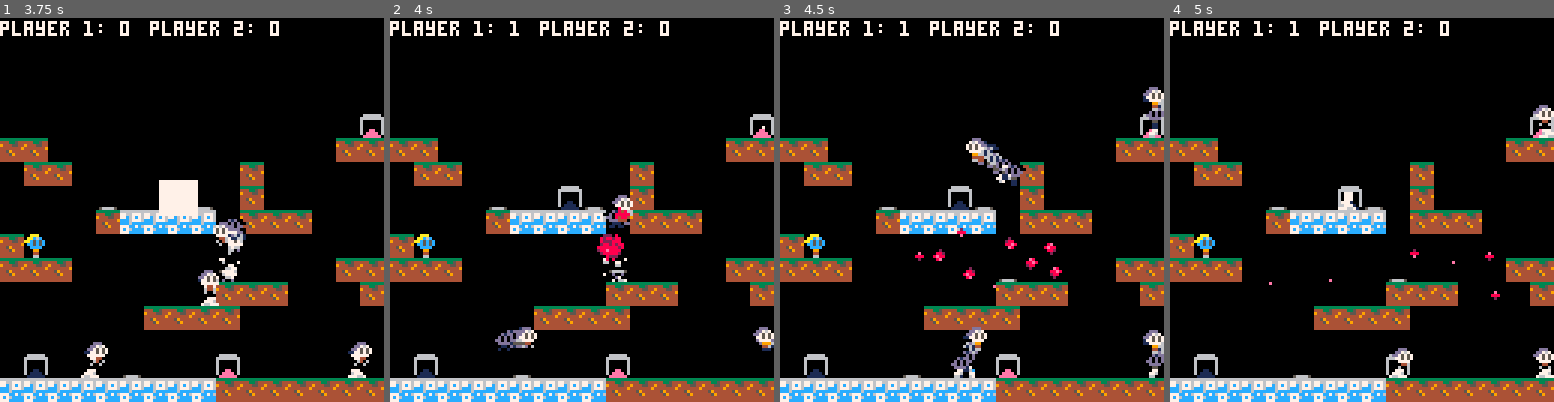
Above: before the commit, frames 1-4 (left to right).
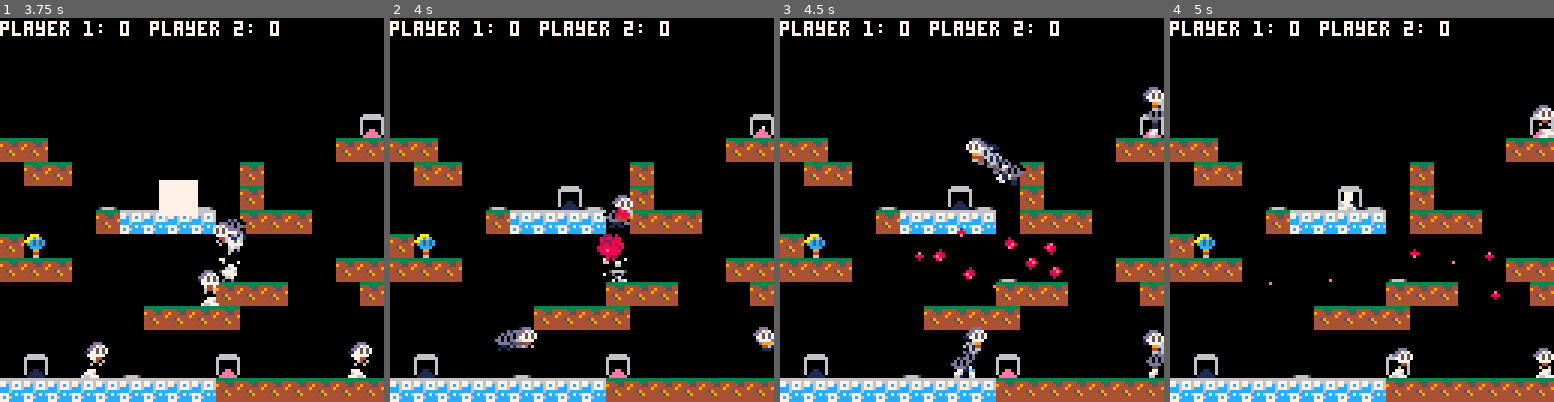
Above: after the commit, the same moments.

Repository: wesen/carts
Game: PICO-8 cartridge games/bump/bump.p8
Same seed, same stepped clock (60 frames per second), same inputs: the game is played once before the commit and once after it.
Inputs:
- Up to frame 1 (3.75 s): tap X (X key) at 0.33, 0.7, 1.43, 2.58, 3.1, 3.62 s; tap O (Z key) at 1.07, 1.8, 2.43, 3.07, 3.7 s; hold Right 2.33-3.33 s; hold Right from 3.38 s (still down)
- Up to frame 2 (4 s): keep holding Right
- Up to frame 3 (4.5 s): tap X (X key) at 4.13 s; release Right at 4.22 s; hold Up from 4.27 s (still down); tap O (Z key) at 4.33 s
- Up to frame 4 (5 s): tap X (X key) at 4.65 s; release Up at 4.67 s; hold Right from 4.72 s (still down); tap O (Z key) at 4.97 s

Frame 1 is identical in both runs. In frame 2, less than 0.1% of the frame differs, in the area x 31-34%, y 0-4%; in frame 3, less than 0.1%; in frame 4, less than 0.1%.

Commit message:
Remove typ_ code

Diff:
--- a/games/bump/actors.lua
+++ b/games/bump/actors.lua
@@ -1,6 +1,6 @@
 actor_cnt=0
 
-cls_actor=class(typ_actor,function(self,pos)
+cls_actor=class(function(self,pos)
  self.pos=pos
  self.id=actor_cnt
  actor_cnt+=1
--- a/games/bump/bump.lua
+++ b/games/bump/bump.lua
@@ -15,7 +15,6 @@
 
 --#include actors
 --#include button
---#include bubbles
 --#include room
 --#include smoke
 --#include particle
@@ -94,7 +93,7 @@
 -- miniature mode
 -- lasers
 -- gun
--- doppelgangers
+-- x doppelgangers
 -- rope
 -- decrease score when dying on spikes
 -- selfbomber (on a timer)
--- a/games/bump/bump.p8
+++ b/games/bump/bump.p8
@@ -1,18 +1,6 @@
 pico-8 cartridge // http://www.pico-8.com
 version 16
 __lua__
-typ_player=0
-typ_smoke=1
-typ_bubble=2
-typ_button=3
-typ_spring=4
-typ_spawn=5
-typ_spikes=6
-typ_room=7
-typ_moving_platform=8
-typ_particle=9
-typ_gore=10
-
 flg_solid=0
 flg_ice=1
 
@@ -64,15 +52,13 @@
 
 
 
-function class (typ,init)
+function class (init)
   local c = {}
   c.__index = c
   c._ctr=init
-  c.typ=typ
   function c.init (...)
     local self = setmetatable({},c)
     c._ctr(self,...)
-    c.typ=typ
     self.destroyed=false
     return self
   end
@@ -82,11 +68,10 @@
   return c
 end
 
-function subclass(typ,parent,init)
- local c=class(typ,init)
+function subclass(parent,init)
+ local c=class(init)
  return setmetatable(c,parent)
 end
-
 
 -- vectors
 local v2mt={}
@@ -391,7 +376,7 @@
 
 actor_cnt=0
 
-cls_actor=class(typ_actor,function(self,pos)
+cls_actor=class(function(self,pos)
  self.pos=pos
  self.id=actor_cnt
  actor_cnt+=1
@@ -502,7 +487,7 @@
  end
 end
 
-cls_button=class(typ_button,function(self,btn_nr,input_port)
+cls_button=class(function(self,btn_nr,input_port)
  self.btn_nr=btn_nr
  self.input_port=input_port
  self.is_down=false
@@ -536,29 +521,12 @@
 function cls_button:is_held()
  return self.hold_time>0 and self.hold_time<jump_max_hold_time
 end
-cls_bubble=subclass(typ_bubble,cls_actor,function(self,pos,dir)
- cls_actor._ctr(self,pos)
- self.spd=v2(-dir*rnd(0.2),-rnd(0.2))
- self.life=10
-end)
-
-function cls_bubble:draw()
- local size=4-self.life/3
- circ(self.pos.x,self.pos.y,size,1)
-end
-
-function cls_bubble:update()
- self.life*=0.9
- self:move(self.spd)
- if (self.life<0.1) then
-  del(actors,self)
- end
-end
+
 function v_idx(pos)
  return pos.x+pos.y*128
 end
 
-cls_room=class(typ_room,function(self,pos,dim)
+cls_room=class(function(self,pos,dim)
  self.pos=pos
  self.dim=dim
  self.spawn_locations={}
@@ -644,7 +612,7 @@
 spr_ice_smoke=57
 spr_slide_smoke=60
 
-cls_smoke=subclass(typ_smoke,cls_actor,function(self,pos,start_spr,dir)
+cls_smoke=subclass(cls_actor,function(self,pos,start_spr,dir)
  cls_actor._ctr(self,pos+v2(mrnd(1),0))
  self.flip=v2(maybe(),false)
  self.spr=start_spr
@@ -669,7 +637,8 @@
  spr(self.spr,self.pos.x,self.pos.y,1,1,self.flip.x,self.flip.y)
  if (self.is_gore) pal()
 end
-cls_particle=subclass(typ_particle,cls_actor,function(self,pos,lifetime,sprs)
+
+cls_particle=subclass(cls_actor,function(self,pos,lifetime,sprs)
  cls_actor._ctr(self,pos+v2(mrnd(1),0))
  self.flip=v2(false,false)
  self.t=0
@@ -707,7 +676,7 @@
  spr(spr_,self.pos.x,self.pos.y,1,1,self.flip.x,self.flip.y)
 end
 
-cls_gore=subclass(typ_gore,cls_particle,function(self,pos)
+cls_gore=subclass(cls_particle,function(self,pos)
  cls_particle._ctr(self,pos,0.5+rnd(2),{35,36,37,38,38})
  self.hitbox=hitbox(v2(2,2),v2(3,3))
  self:random_angle(1)
@@ -747,7 +716,7 @@
 
 player_cnt=0
 
-cls_player=subclass(typ_player,cls_actor,function(self,pos,input_port)
+cls_player=subclass(cls_actor,function(self,pos,input_port)
  cls_actor._ctr(self,pos)
  -- players are handled separately
  add(players,self)
@@ -935,12 +904,18 @@
    local can_attack=not self.on_ground and self.spd.y>0
    -- printh(tostr(self.nr).." attack on ground "..tostr(on_ground))
 
-   if (feet_box:collide(head_box) and can_attack) or self:bbox():collide(player:bbox()) then
+   if (feet_box:collide(head_box) and can_attack)
+    or self:bbox():collide(player:bbox()) then
     make_gore_explosion(player.pos)
     cls_smoke.init(self.pos,32,0)
     self.spd.y=-2.0
+    if player.input_port==self.input_port then
+     -- killed a doppelgaenger
+     -- scores[self.input_port+1]-=1
+    else
+     scores[self.input_port+1]+=1
+    end
     player:kill()
-    scores[self.input_port+1]+=1
    end
   end
  end
@@ -984,7 +959,7 @@
 spr_spring_sprung=66
 spr_spring_wound=67
 
-cls_spring=subclass(typ_spring,cls_actor,function(self,pos)
+cls_spring=subclass(cls_actor,function(self,pos)
  cls_actor._ctr(self,pos)
  self.hitbox=hitbox(v2(0,5),v2(8,3))
  self.sprung_time=0
@@ -1017,7 +992,7 @@
 
 spr_spawn_point=1
 
-cls_spawn=subclass(typ_spawn,cls_actor,function(self,pos,input_port)
+cls_spawn=subclass(cls_actor,function(self,pos,input_port)
  cls_actor._ctr(self,pos)
  self.is_solid=false
  self.target=self.pos
@@ -1044,7 +1019,7 @@
 
 spr_spikes=68
 
-cls_spikes=subclass(typ_spikes,cls_actor,function(self,pos)
+cls_spikes=subclass(cls_actor,function(self,pos)
  cls_actor._ctr(self,pos)
  self.hitbox=hitbox(v2(0,3),v2(8,5))
 end)
@@ -1064,14 +1039,15 @@
  spr(spr_spikes,self.pos.x,self.pos.y)
 end
 
-cls_moving_platform=subclass(typ_moving_platform,cls_actor,function(pos)
+cls_moving_platform=subclass(cls_actor,function(pos)
  cls_actor._ctr(self,pos)
 end)
+
 spr_tele_enter=112
 spr_tele_exit=113
 tele_exits={}
 
-cls_tele_enter=subclass(nil,cls_actor,function(self,pos)
+cls_tele_enter=subclass(cls_actor,function(self,pos)
  cls_actor._ctr(self,pos)
  self.is_solid=false
  self.hitbox=hitbox(v2(4,4),v2(1,1))
@@ -1110,7 +1086,7 @@
 end
 
 
-cls_tele_exit=subclass(nil,cls_actor,function(self,pos)
+cls_tele_exit=subclass(cls_actor,function(self,pos)
  cls_actor._ctr(self,pos)
  self.is_solid=false
  add(tele_exits, self)
@@ -1123,7 +1099,7 @@
 
 spr_power_up=39
 
-cls_pwrup=subclass(nil,cls_actor,function(self,pos)
+cls_pwrup=subclass(cls_actor,function(self,pos)
  cls_actor._ctr(self,pos)
  self.is_solid=false
 end)
@@ -1146,7 +1122,7 @@
  spr(self.tile,self.pos.x,self.pos.y)
 end
 
-cls_pwrup_doppelgaenger=subclass(nil,cls_pwrup,function(self,pos)
+cls_pwrup_doppelgaenger=subclass(cls_pwrup,function(self,pos)
  cls_pwrup._ctr(self,pos)
 end)
 
@@ -1227,7 +1203,7 @@
 -- miniature mode
 -- lasers
 -- gun
--- doppelgangers
+-- x doppelgangers
 -- rope
 -- decrease score when dying on spikes
 -- selfbomber (on a timer)
--- a/games/bump/button.lua
+++ b/games/bump/button.lua
@@ -1,4 +1,4 @@
-cls_button=class(typ_button,function(self,btn_nr,input_port)
+cls_button=class(function(self,btn_nr,input_port)
  self.btn_nr=btn_nr
  self.input_port=input_port
  self.is_down=false
--- a/games/bump/constants.lua
+++ b/games/bump/constants.lua
@@ -1,15 +1,3 @@
-typ_player=0
-typ_smoke=1
-typ_bubble=2
-typ_button=3
-typ_spring=4
-typ_spawn=5
-typ_spikes=6
-typ_room=7
-typ_moving_platform=8
-typ_particle=9
-typ_gore=10
-
 flg_solid=0
 flg_ice=1
 
--- a/games/bump/moving_platform.lua
+++ b/games/bump/moving_platform.lua
@@ -1,3 +1,3 @@
-cls_moving_platform=subclass(typ_moving_platform,cls_actor,function(pos)
+cls_moving_platform=subclass(cls_actor,function(pos)
  cls_actor._ctr(self,pos)
 end)
--- a/games/bump/oo.lua
+++ b/games/bump/oo.lua
@@ -1,12 +1,10 @@
-function class (typ,init)
+function class (init)
   local c = {}
   c.__index = c
   c._ctr=init
-  c.typ=typ
   function c.init (...)
     local self = setmetatable({},c)
     c._ctr(self,...)
-    c.typ=typ
     self.destroyed=false
     return self
   end
@@ -16,7 +14,7 @@
   return c
 end
 
-function subclass(typ,parent,init)
- local c=class(typ,init)
+function subclass(parent,init)
+ local c=class(init)
  return setmetatable(c,parent)
 end
--- a/games/bump/particle.lua
+++ b/games/bump/particle.lua
@@ -1,4 +1,4 @@
-cls_particle=subclass(typ_particle,cls_actor,function(self,pos,lifetime,sprs)
+cls_particle=subclass(cls_actor,function(self,pos,lifetime,sprs)
  cls_actor._ctr(self,pos+v2(mrnd(1),0))
  self.flip=v2(false,false)
  self.t=0
@@ -36,7 +36,7 @@
  spr(spr_,self.pos.x,self.pos.y,1,1,self.flip.x,self.flip.y)
 end
 
-cls_gore=subclass(typ_gore,cls_particle,function(self,pos)
+cls_gore=subclass(cls_particle,function(self,pos)
  cls_particle._ctr(self,pos,0.5+rnd(2),{35,36,37,38,38})
  self.hitbox=hitbox(v2(2,2),v2(3,3))
  self:random_angle(1)
--- a/games/bump/player.lua
+++ b/games/bump/player.lua
@@ -2,7 +2,7 @@
 
 player_cnt=0
 
-cls_player=subclass(typ_player,cls_actor,function(self,pos,input_port)
+cls_player=subclass(cls_actor,function(self,pos,input_port)
  cls_actor._ctr(self,pos)
  -- players are handled separately
  add(players,self)
@@ -190,12 +190,18 @@
    local can_attack=not self.on_ground and self.spd.y>0
    -- printh(tostr(self.nr).." attack on ground "..tostr(on_ground))
 
-   if (feet_box:collide(head_box) and can_attack) or self:bbox():collide(player:bbox()) then
+   if (feet_box:collide(head_box) and can_attack)
+    or self:bbox():collide(player:bbox()) then
     make_gore_explosion(player.pos)
     cls_smoke.init(self.pos,32,0)
     self.spd.y=-2.0
+    if player.input_port==self.input_port then
+     -- killed a doppelgaenger
+     -- scores[self.input_port+1]-=1
+    else
+     scores[self.input_port+1]+=1
+    end
     player:kill()
-    scores[self.input_port+1]+=1
    end
   end
  end
--- a/games/bump/power-ups.lua
+++ b/games/bump/power-ups.lua
@@ -1,6 +1,6 @@
 spr_power_up=39
 
-cls_pwrup=subclass(nil,cls_actor,function(self,pos)
+cls_pwrup=subclass(cls_actor,function(self,pos)
  cls_actor._ctr(self,pos)
  self.is_solid=false
 end)
@@ -23,7 +23,7 @@
  spr(self.tile,self.pos.x,self.pos.y)
 end
 
-cls_pwrup_doppelgaenger=subclass(nil,cls_pwrup,function(self,pos)
+cls_pwrup_doppelgaenger=subclass(cls_pwrup,function(self,pos)
  cls_pwrup._ctr(self,pos)
 end)
 
--- a/games/bump/room.lua
+++ b/games/bump/room.lua
@@ -2,7 +2,7 @@
  return pos.x+pos.y*128
 end
 
-cls_room=class(typ_room,function(self,pos,dim)
+cls_room=class(function(self,pos,dim)
  self.pos=pos
  self.dim=dim
  self.spawn_locations={}
--- a/games/bump/smoke.lua
+++ b/games/bump/smoke.lua
@@ -4,7 +4,7 @@
 spr_ice_smoke=57
 spr_slide_smoke=60
 
-cls_smoke=subclass(typ_smoke,cls_actor,function(self,pos,start_spr,dir)
+cls_smoke=subclass(cls_actor,function(self,pos,start_spr,dir)
  cls_actor._ctr(self,pos+v2(mrnd(1),0))
  self.flip=v2(maybe(),false)
  self.spr=start_spr
--- a/games/bump/spawn.lua
+++ b/games/bump/spawn.lua
@@ -1,6 +1,6 @@
 spr_spawn_point=1
 
-cls_spawn=subclass(typ_spawn,cls_actor,function(self,pos,input_port)
+cls_spawn=subclass(cls_actor,function(self,pos,input_port)
  cls_actor._ctr(self,pos)
  self.is_solid=false
  self.target=self.pos
--- a/games/bump/spikes.lua
+++ b/games/bump/spikes.lua
@@ -1,6 +1,6 @@
 spr_spikes=68
 
-cls_spikes=subclass(typ_spikes,cls_actor,function(self,pos)
+cls_spikes=subclass(cls_actor,function(self,pos)
  cls_actor._ctr(self,pos)
  self.hitbox=hitbox(v2(0,3),v2(8,5))
 end)
--- a/games/bump/spring.lua
+++ b/games/bump/spring.lua
@@ -1,7 +1,7 @@
 spr_spring_sprung=66
 spr_spring_wound=67
 
-cls_spring=subclass(typ_spring,cls_actor,function(self,pos)
+cls_spring=subclass(cls_actor,function(self,pos)
  cls_actor._ctr(self,pos)
  self.hitbox=hitbox(v2(0,5),v2(8,3))
  self.sprung_time=0
--- a/games/bump/teleporter.lua
+++ b/games/bump/teleporter.lua
@@ -2,7 +2,7 @@
 spr_tele_exit=113
 tele_exits={}
 
-cls_tele_enter=subclass(nil,cls_actor,function(self,pos)
+cls_tele_enter=subclass(cls_actor,function(self,pos)
  cls_actor._ctr(self,pos)
  self.is_solid=false
  self.hitbox=hitbox(v2(4,4),v2(1,1))
@@ -41,7 +41,7 @@
 end
 
 
-cls_tele_exit=subclass(nil,cls_actor,function(self,pos)
+cls_tele_exit=subclass(cls_actor,function(self,pos)
  cls_actor._ctr(self,pos)
  self.is_solid=false
  add(tele_exits, self)
